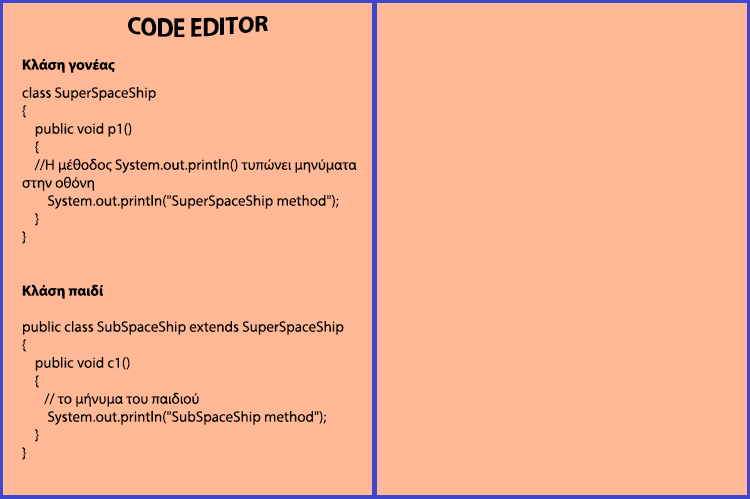
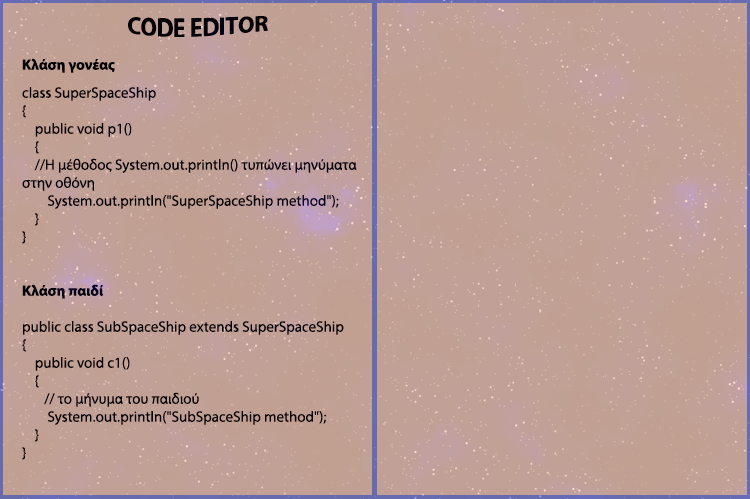
The second 750 × 499 image is a revision of the first. Changes to its layers:
added layer "bklvl4" (45%) above "Layer 1" over [left=0, top=0, right=750, bottom=499]
added layer "Background copy" (73%) above "Background" over [left=0, top=0, right=750, bottom=499]
hid "Background" over [left=0, top=0, right=750, bottom=499]
